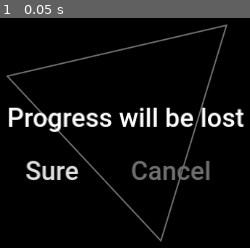
Above: before the commit, frame 1.
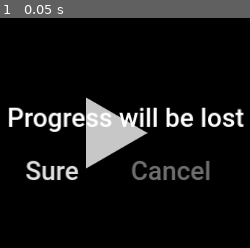
Above: after the commit, the same moment.

Repository: Ryu204/name-later
Game: Godot game, scene res://Layouts/exit_confirm.tscn
Same seed, same stepped clock (60 frames per second), same inputs: the game is played once before the commit and once after it. This scene is started directly instead of the project's main scene.
Inputs:
- Up to frame 1 (0.05 s): no input

The runs differ from the first frame. In frame 1, 5.9% of the frame differs, in the area x 2-92%, y 2-98%.

Commit message:
Feat: fancy pause transition

Diff:
--- a/Layouts/exit_confirm.tscn
+++ b/Layouts/exit_confirm.tscn
@@ -1,14 +1,181 @@
-[gd_scene load_steps=4 format=3 uid="uid://ex3bgv4hwixy"]
+[gd_scene load_steps=8 format=3 uid="uid://ex3bgv4hwixy"]
 
 [ext_resource type="Texture2D" uid="uid://bgogsg400aw2l" path="res://Textures/button_play_morphed.png" id="1_cy0fi"]
 [ext_resource type="Script" path="res://Layouts/exit_confirm.gd" id="1_nq60x"]
 [ext_resource type="Theme" uid="uid://bc40efy8a55jg" path="res://Themes/main.tres" id="2_uc8w2"]
+[ext_resource type="Texture2D" uid="uid://divpcx67wjdl7" path="res://Textures/button_play.png" id="4_75euo"]
+
+[sub_resource type="Animation" id="Animation_0itto"]
+resource_name = "morphing_play_button"
+tracks/0/type = "value"
+tracks/0/imported = false
+tracks/0/enabled = true
+tracks/0/path = NodePath("CanvasLayer/Resume:rotation")
+tracks/0/interp = 2
+tracks/0/loop_wrap = true
+tracks/0/keys = {
+"times": PackedFloat32Array(0, 1),
+"transitions": PackedFloat32Array(1, 1),
+"update": 0,
+"values": [0.0, 5.53423]
+}
+tracks/1/type = "value"
+tracks/1/imported = false
+tracks/1/enabled = true
+tracks/1/path = NodePath("CanvasLayer/Resume:scale")
+tracks/1/interp = 2
+tracks/1/loop_wrap = true
+tracks/1/keys = {
+"times": PackedFloat32Array(0, 1),
+"transitions": PackedFloat32Array(1, 1),
+"update": 0,
+"values": [Vector2(1, 1), Vector2(3.215, 3.215)]
+}
+tracks/2/type = "value"
+tracks/2/imported = false
+tracks/2/enabled = true
+tracks/2/path = NodePath("CanvasLayer/Resume:position")
+tracks/2/interp = 2
+tracks/2/loop_wrap = true
+tracks/2/keys = {
+"times": PackedFloat32Array(0, 1),
+"transitions": PackedFloat32Array(1, 1),
+"update": 0,
+"values": [Vector2(508, 201), Vector2(539, 176)]
+}
+tracks/3/type = "value"
+tracks/3/imported = false
+tracks/3/enabled = true
+tracks/3/path = NodePath("CanvasLayer/Resume:self_modulate")
+tracks/3/interp = 2
+tracks/3/loop_wrap = true
+tracks/3/keys = {
+"times": PackedFloat32Array(0, 1),
+"transitions": PackedFloat32Array(1, 1),
+"update": 0,
+"values": [Color(1, 1, 1, 1), Color(1, 1, 1, 0.196078)]
+}
+tracks/4/type = "value"
+tracks/4/imported = false
+tracks/4/enabled = true
+tracks/4/path = NodePath("CanvasLayer/Resume/TextureRect:self_modulate")
+tracks/4/interp = 2
+tracks/4/loop_wrap = true
+tracks/4/keys = {
+"times": PackedFloat32Array(0, 1),
+"transitions": PackedFloat32Array(1, 1),
+"update": 0,
+"values": [Color(1, 1, 1, 0), Color(1, 1, 1, 1)]
+}
+
+[sub_resource type="Animation" id="Animation_wg26b"]
+length = 0.001
+tracks/0/type = "value"
+tracks/0/imported = false
+tracks/0/enabled = true
+tracks/0/path = NodePath("CanvasLayer/Resume:rotation")
+tracks/0/interp = 1
+tracks/0/loop_wrap = true
+tracks/0/keys = {
+"times": PackedFloat32Array(0),
+"transitions": PackedFloat32Array(1),
+"update": 0,
+"values": [5.54314]
+}
+tracks/1/type = "value"
+tracks/1/imported = false
+tracks/1/enabled = true
+tracks/1/path = NodePath("CanvasLayer/Resume:scale")
+tracks/1/interp = 1
+tracks/1/loop_wrap = true
+tracks/1/keys = {
+"times": PackedFloat32Array(0),
+"transitions": PackedFloat32Array(1),
+"update": 0,
+"values": [Vector2(1, 1)]
+}
+tracks/2/type = "value"
+tracks/2/imported = false
+tracks/2/enabled = true
+tracks/2/path = NodePath("CanvasLayer/Resume:position")
+tracks/2/interp = 1
+tracks/2/loop_wrap = true
+tracks/2/keys = {
+"times": PackedFloat32Array(0),
+"transitions": PackedFloat32Array(1),
+"update": 0,
+"values": [Vector2(508, 201)]
+}
+tracks/3/type = "value"
+tracks/3/imported = false
+tracks/3/enabled = true
+tracks/3/path = NodePath("CanvasLayer/Resume:self_modulate")
+tracks/3/interp = 1
+tracks/3/loop_wrap = true
+tracks/3/keys = {
+"times": PackedFloat32Array(0),
+"transitions": PackedFloat32Array(1),
+"update": 0,
+"values": [Color(1, 1, 1, 1)]
+}
+tracks/4/type = "value"
+tracks/4/imported = false
+tracks/4/enabled = true
+tracks/4/path = NodePath("CanvasLayer/Resume/TextureRect:self_modulate")
+tracks/4/interp = 1
+tracks/4/loop_wrap = true
+tracks/4/keys = {
+"times": PackedFloat32Array(0),
+"transitions": PackedFloat32Array(1),
+"update": 0,
+"values": [Color(1, 1, 1, 1)]
+}
+
+[sub_resource type="AnimationLibrary" id="AnimationLibrary_lsbm6"]
+_data = {
+"RESET": SubResource("Animation_wg26b"),
+"morphing_play_button": SubResource("Animation_0itto")
+}
 
 [node name="ExitConfirm" type="Node"]
 process_mode = 2
 script = ExtResource("1_nq60x")
 
 [node name="CanvasLayer" type="CanvasLayer" parent="."]
+
+[node name="Resume" type="TextureRect" parent="CanvasLayer"]
+anchors_preset = 8
+anchor_left = 0.5
+anchor_top = 0.5
+anchor_right = 0.5
+anchor_bottom = 0.5
+offset_left = -42.0
+offset_top = -49.0
+offset_right = 42.0
+offset_bottom = 49.0
+grow_horizontal = 2
+grow_vertical = 2
+rotation = 5.54314
+pivot_offset = Vector2(28, 46)
+texture = ExtResource("4_75euo")
+
+[node name="TextureRect" type="TextureRect" parent="CanvasLayer/Resume"]
+layout_mode = 1
+anchors_preset = 8
+anchor_left = 0.5
+anchor_top = 0.5
+anchor_right = 0.5
+anchor_bottom = 0.5
+offset_left = -137.432
+offset_top = -158.942
+offset_right = 168.568
+offset_bottom = 142.058
+grow_horizontal = 2
+grow_vertical = 2
+rotation = 0.748735
+scale = Vector2(0.31, 0.31)
+pivot_offset = Vector2(102, 150)
+texture = ExtResource("1_cy0fi")
 
 [node name="ColorRect" type="ColorRect" parent="CanvasLayer"]
 anchors_preset = 15
@@ -18,20 +185,6 @@
 grow_vertical = 2
 color = Color(0, 0, 0, 0.219608)
 
-[node name="TextureRect" type="TextureRect" parent="CanvasLayer"]
-anchors_preset = 8
-anchor_left = 0.5
-anchor_top = 0.5
-anchor_right = 0.5
-anchor_bottom = 0.5
-offset_left = -153.0
-offset_top = -150.5
-offset_right = 153.0
-offset_bottom = 150.5
-grow_horizontal = 2
-grow_vertical = 2
-texture = ExtResource("1_cy0fi")
-
 [node name="Sure" type="Button" parent="CanvasLayer"]
 anchors_preset = 8
 anchor_left = 0.5
@@ -78,3 +231,10 @@
 grow_vertical = 2
 theme = ExtResource("2_uc8w2")
 text = "Progress will be lost"
+
+[node name="AnimationPlayer" type="AnimationPlayer" parent="."]
+libraries = {
+"": SubResource("AnimationLibrary_lsbm6")
+}
+autoplay = "morphing_play_button"
+speed_scale = 2.0
